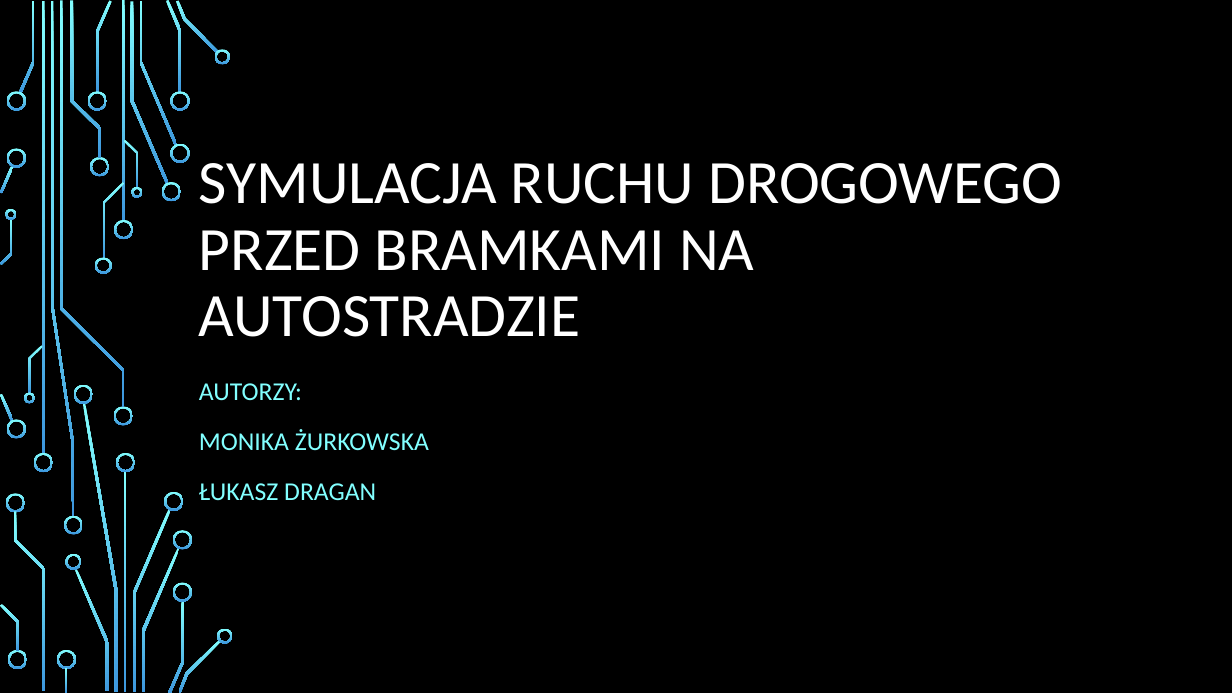
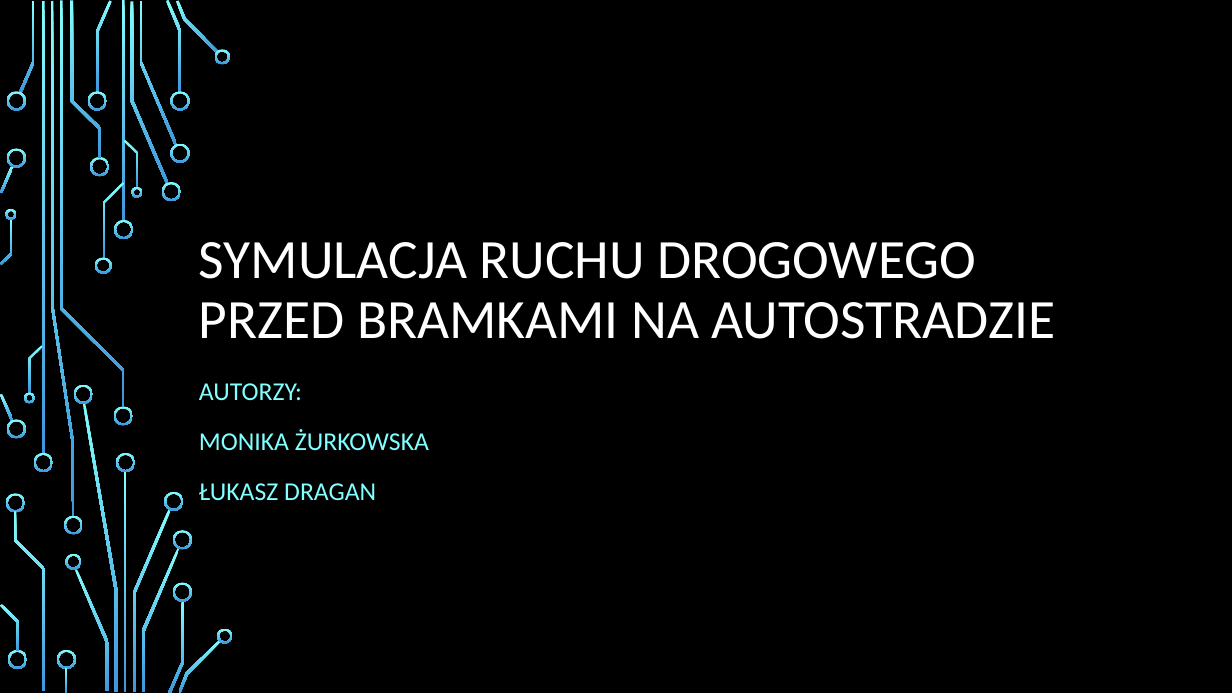
Before and after one commit to zurus93/ExpresswaySimulation, a slide deck: slide 1 of ExpresswaySimulation/doc/Prezentacja_finalna.pptx. Drawn at 1232x693 pixels with LibreOffice and Linux fonts; fonts in the diff are those of the drawing; background and template pictures are left out. Boxes give left, top, right and bottom in pixels: in the first picture for what was removed or moved away, otherwise in the second. Text is boxed around its words. In the diff, an @@ line names an element or a change of style, - is before the commit and + after.

```diff
--- a/ExpresswaySimulation/doc/Prezentacja_finalna.pptx
+++ b/ExpresswaySimulation/doc/Prezentacja_finalna.pptx
@@ title "SYMULACJA RUCHU DROGOWEGO PRZED BRAMKAMI ..." at box(199, 242, 1056, 339): size 48 to 43.2 pt @@
```
Also in this commit, not shown: 1 other slide changed, 19 slides added, 4 slides removed, 28 other files.
